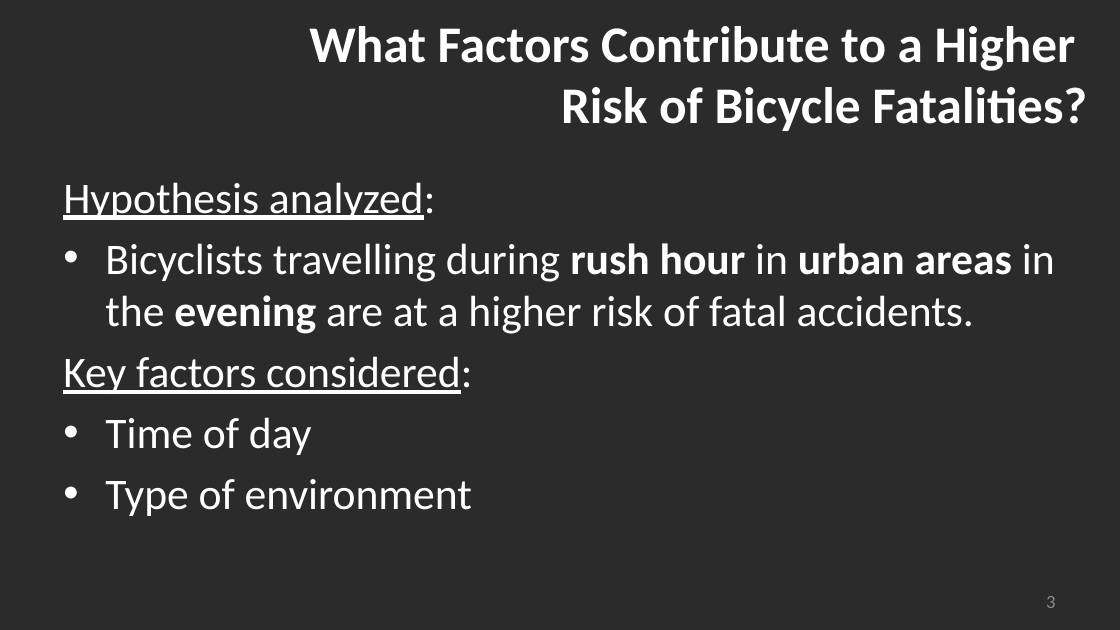
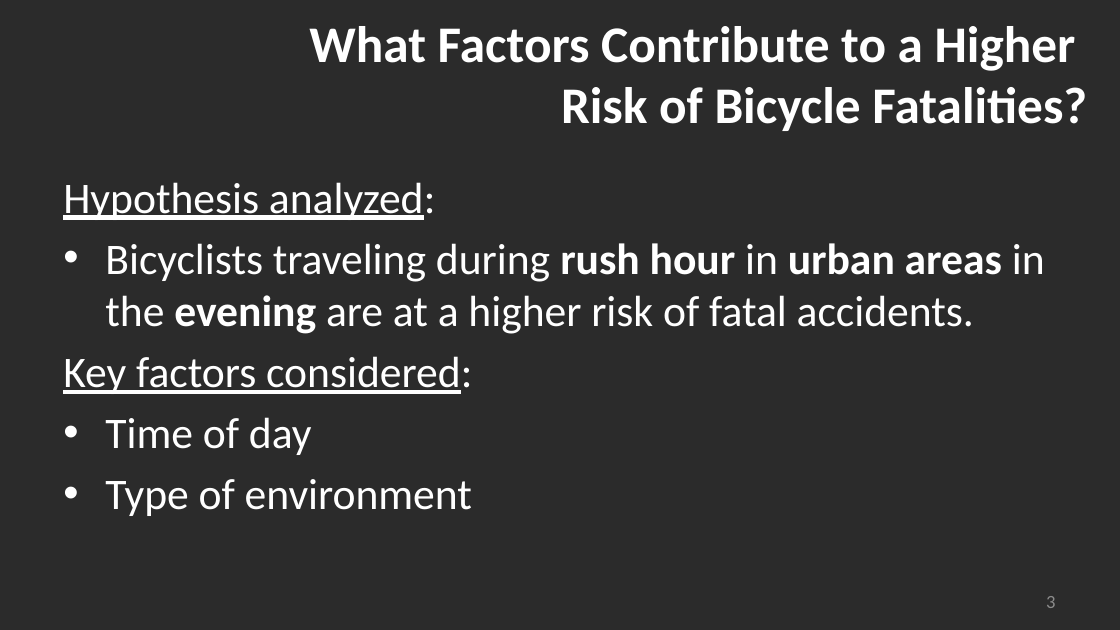
Before and after one commit to madams11/DataR-Project, a slide deck: slide 3 of US Bicycle Fatalities_Group 4_v2.pptx. Drawn at 1120x630 pixels with LibreOffice and Linux fonts; fonts in the diff are those of the drawing; background and template pictures are left out; a plain dark background stands for a picture behind light text. Boxes give left, top, right and bottom in pixels: in the first picture for what was removed or moved away, otherwise in the second. Text is boxed around its words. In the diff, an @@ line names an element or a change of style, - is before the commit and + after.

```diff
--- a/US Bicycle Fatalities_Group 4_v2.pptx
+++ b/US Bicycle Fatalities_Group 4_v2.pptx
@@ text at [105, 243, 1045, 334]: text changed @@
-• Bicyclists travelling during rush hour in urban areas in the evening are at a higher risk of fatal accidents.
+• Bicyclists traveling during rush hour in urban areas in the evening are at a higher risk of fatal accidents.
```
Also in this commit, not shown: 2 other slides changed, 1 slide added, 2 slides removed.
